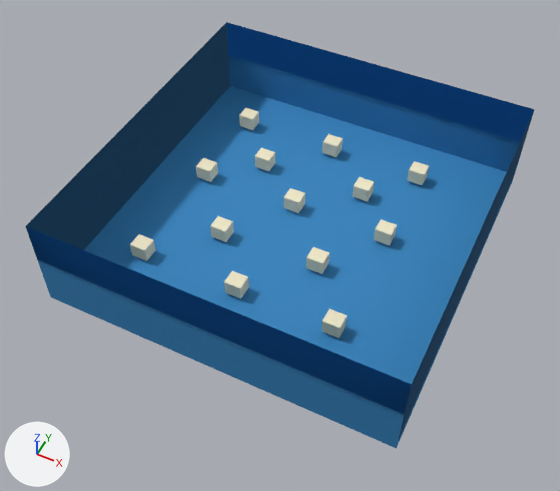
Before and after pictures for a commit that changed the OBJ model Client/assets/arena.obj.
The view is the same before and after, from a 50 mm camera at (261.0, -568.0, 680.0) aimed at (-6.0, -35.0, 14.0). Every picture has the same lights, and +X, +Y and +Z are marked at lower left. Where no turn or scale is listed for an object, it has been applied to the vertices.

The first picture shows 'arena'.
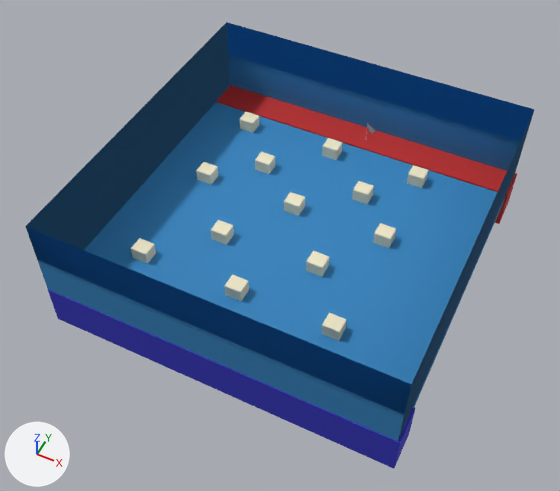
What differs and where, as boxes (x1, y1, x2, y2) in the pictures (560 x 491 px; the box of a moved part takes in the faces that stretch with it):
'arena', reshaped
    before: (25, 22, 535, 448)
    after: (25, 22, 535, 469)
part 1 of me_arena, moved or reshaped
    before: (239, 108, 259, 130)
    after: (239, 112, 259, 133)
part 2 of me_arena, moved or reshaped
    before: (196, 158, 218, 182)
    after: (196, 162, 218, 185)
part 3 of me_arena, moved or reshaped
    before: (130, 234, 156, 261)
    after: (131, 238, 156, 264)
part 4 of me_arena, moved or reshaped
    before: (224, 271, 249, 299)
    after: (224, 274, 249, 301)
part 5 of me_arena, moved or reshaped
    before: (284, 188, 305, 213)
    after: (284, 192, 305, 216)
part 6 of me_arena, moved or reshaped
    before: (322, 134, 343, 157)
    after: (322, 138, 342, 160)
part 7 of me_arena, moved or reshaped
    before: (322, 309, 347, 338)
    after: (322, 313, 347, 341)
part 8 of me_arena, moved or reshaped
    before: (374, 219, 397, 246)
    after: (373, 223, 396, 248)
part 9 of me_arena, moved or reshaped
    before: (407, 161, 429, 185)
    after: (407, 165, 428, 188)
part 10 of me_arena, moved or reshaped
    before: (306, 247, 330, 274)
    after: (306, 251, 329, 277)
part 11 of me_arena, moved or reshaped
    before: (352, 177, 374, 202)
    after: (352, 181, 374, 204)
part 12 of me_arena, moved or reshaped
    before: (255, 148, 275, 171)
    after: (255, 152, 275, 174)
part 13 of me_arena, moved or reshaped
    before: (210, 216, 234, 242)
    after: (211, 220, 234, 245)
part 14 of me_arena, added (red)
    after: (216, 85, 517, 224)
part 15 of me_arena, added (blue)
    after: (48, 290, 416, 469)

Patch to the scene script:
```diff
--- a/Client/assets/arena.obj.py
+++ b/Client/assets/arena.obj.py
@@ mat_wire_008008136 @@
+mat_wire_008008136 = principled_material('wire_008008136')
+mat_wire_008008136.base_color = (0.0314, 0.0314, 0.533)  # blue #3232c1
+mat_wire_008008136.roughness = 0.821
@@ mat_lambert2sg @@
+mat_lambert2sg = principled_material('lambert2SG')
+mat_lambert2sg.base_color = (0.5, 0.5, 0.5)  # grey #bcbcbc
+mat_lambert2sg.roughness = 0.827
@@ mat_wire_135006006 @@
+mat_wire_135006006 = principled_material('wire_135006006')
+mat_wire_135006006.base_color = (0.529, 0.0235, 0.0235)  # red #c02a2a
+mat_wire_135006006.roughness = 0.821
@@ me_arena @@
 me_arena.from_pydata(...)  # 116 vertices, 176 faces; spans x -204.0..204.0, y -206.0..205.0, z 0.0..115.0
 # used by ob_arena; location = (0.0, 0.0, 0.0)
+# me_arena part 1: the loose piece of 8 vertices spanning x -147.0..-128.0, y 129.0..147.0, z 17.0..35.0 is moved by (0.0, 0.0, -7.0)
+# me_arena part 2: the loose piece of 8 vertices spanning x -147.0..-128.0, y 18.0..36.0, z 17.0..35.0 is moved by (0.0, 0.0, -7.0)
+# me_arena part 3: the loose piece of 8 vertices spanning x -147.0..-128.0, y -125.0..-108.0, z 17.0..35.0 is moved by (0.0, 0.0, -7.0)
+# me_arena part 4: the loose piece of 8 vertices spanning x -27.0..-7.0, y -125.0..-108.0, z 17.0..35.0 is moved by (0.0, 0.0, -7.0)
+# me_arena part 5: the loose piece of 8 vertices spanning x -27.0..-7.0, y 18.0..36.0, z 17.0..35.0 is moved by (0.0, 0.0, -7.0)
+# me_arena part 6: the loose piece of 8 vertices spanning x -27.0..-7.0, y 129.0..147.0, z 17.0..35.0 is moved by (0.0, 0.0, -7.0)
+# me_arena part 7: the loose piece of 8 vertices spanning x 88.0..108.0, y -125.0..-108.0, z 17.0..35.0 is moved by (0.0, 0.0, -7.0)
+# me_arena part 8: the loose piece of 8 vertices spanning x 88.0..108.0, y 18.0..36.0, z 17.0..35.0 is moved by (0.0, 0.0, -7.0)
+# me_arena part 9: the loose piece of 8 vertices spanning x 88.0..108.0, y 129.0..147.0, z 17.0..35.0 is moved by (0.0, 0.0, -7.0)
+# me_arena part 10: the loose piece of 8 vertices spanning x 37.0..57.0, y -55.0..-37.0, z 17.0..35.0 is moved by (0.0, 0.0, -7.0)
+# me_arena part 11: the loose piece of 8 vertices spanning x 39.0..58.0, y 73.0..91.0, z 17.0..35.0 is moved by (0.0, 0.0, -7.0)
+# me_arena part 12: the loose piece of 8 vertices spanning x -92.0..-72.0, y 67.0..85.0, z 17.0..35.0 is moved by (0.0, 0.0, -7.0)
+# me_arena part 13: the loose piece of 8 vertices spanning x -82.0..-62.0, y -61.0..-43.0, z 17.0..35.0 is moved by (0.0, 0.0, -7.0)
+# me_arena part 14: a new loose piece, a box spanning x -203.0..206.0, y 164.0..206.0, z -38.0..14.0, in mat_wire_135006006 (red #c02a2a)
+# me_arena part 15: a new loose piece, a box spanning x -203.0..206.0, y -207.0..-165.0, z -38.0..14.0, in mat_wire_008008136 (blue #3232c1)
 me_arena.materials.append(mat_wire_008061138)
 me_arena.materials.append(mat_wire_228214153)
+me_arena.materials.append(mat_wire_135006006)  # red #c02a2a
+me_arena.materials.append(mat_wire_008008136)  # blue #3232c1
+me_arena.materials.append(mat_lambert2sg)  # grey #bcbcbc
```
